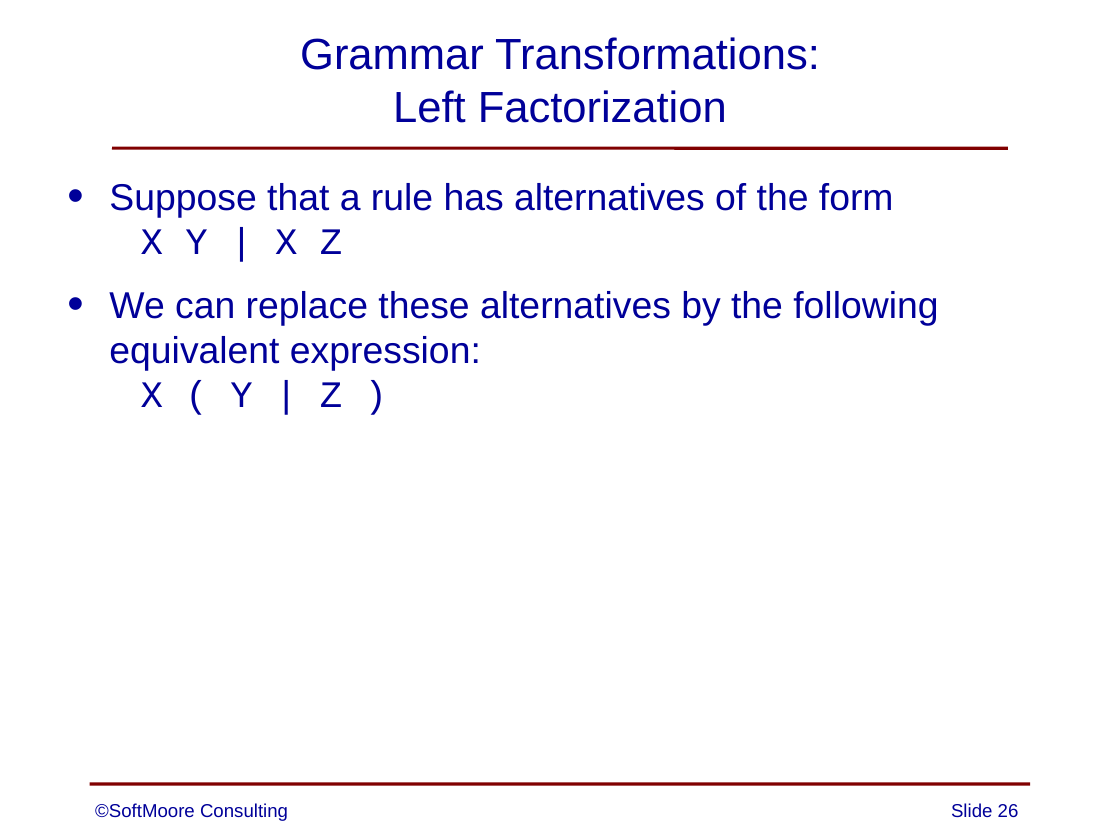
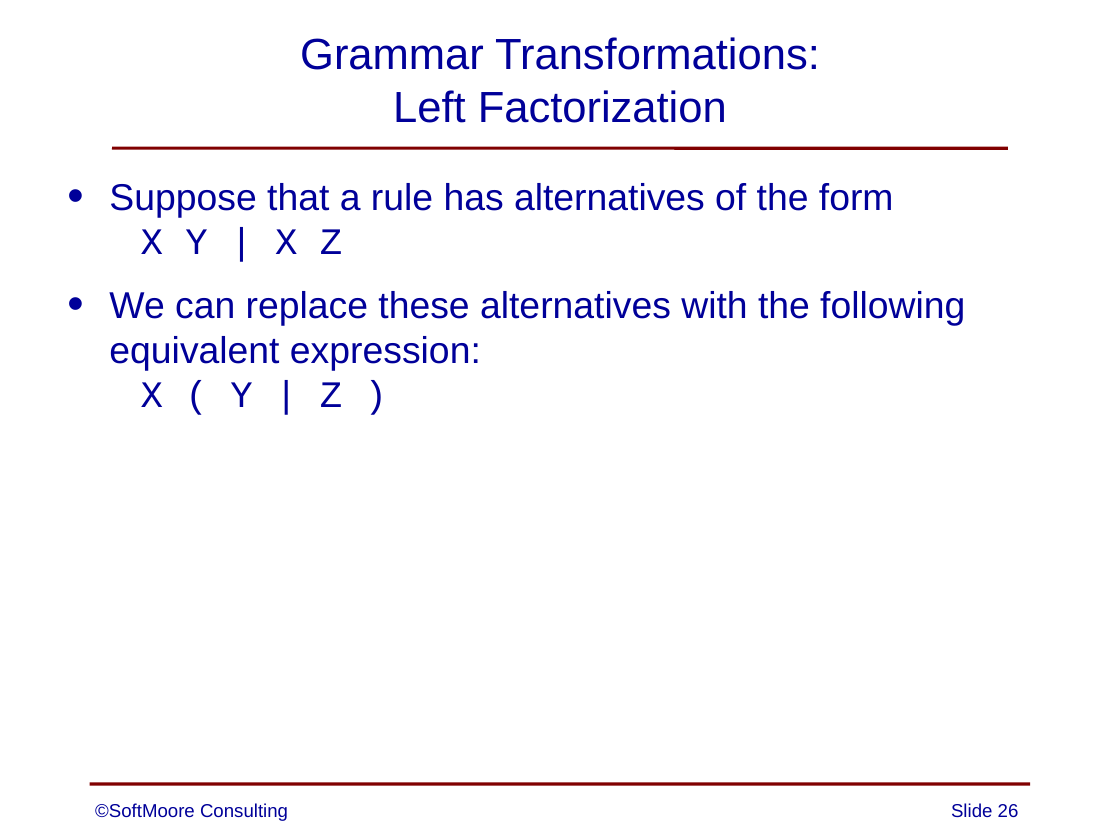
Before and after one commit to SoftMoore/CPRL, a slide deck: slide 26 of PowerPoint/03 - Context-Free Grammars.pptx. Drawn at 1120x840 pixels with LibreOffice and Linux fonts; fonts in the diff are those of the drawing. Boxes give left, top, right and bottom in pixels: in the first picture for what was removed or moved away, otherwise in the second. Text is boxed around its words. In the diff, an @@ line names an element or a change of style, - is before the commit and + after.

Commit message:
minor edits to one PowerPoint slide

```diff
--- a/PowerPoint/03 - Context-Free Grammars.pptx
+++ b/PowerPoint/03 - Context-Free Grammars.pptx
@@ text at (109,291,965,407): text changed @@
-• We can replace these alternatives by the following equivalent expression:
-  X ( Y | Z )
+• We can replace these alternatives with the following equivalent expression:
+  X ( Y | Z )
```
